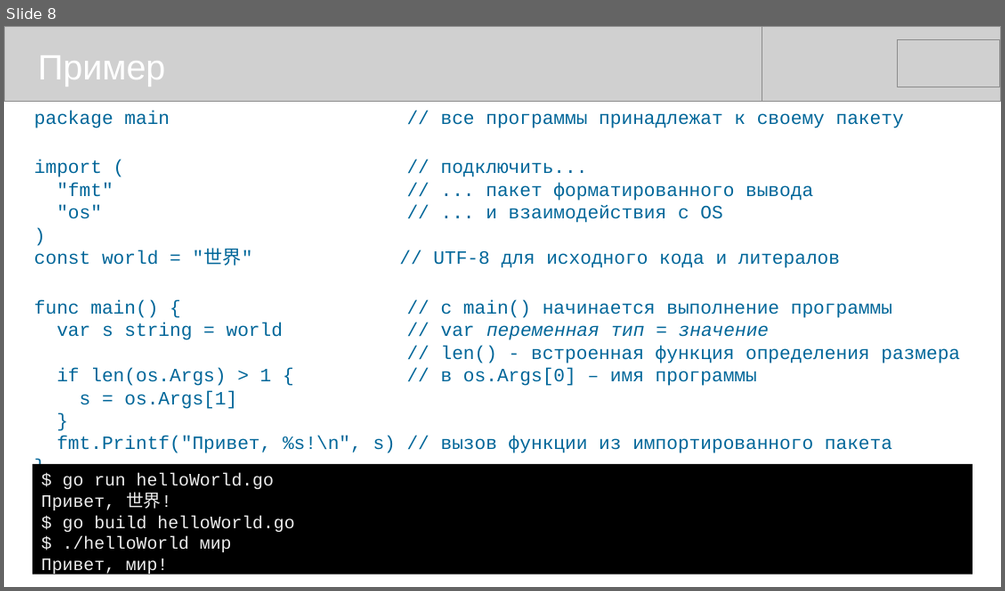
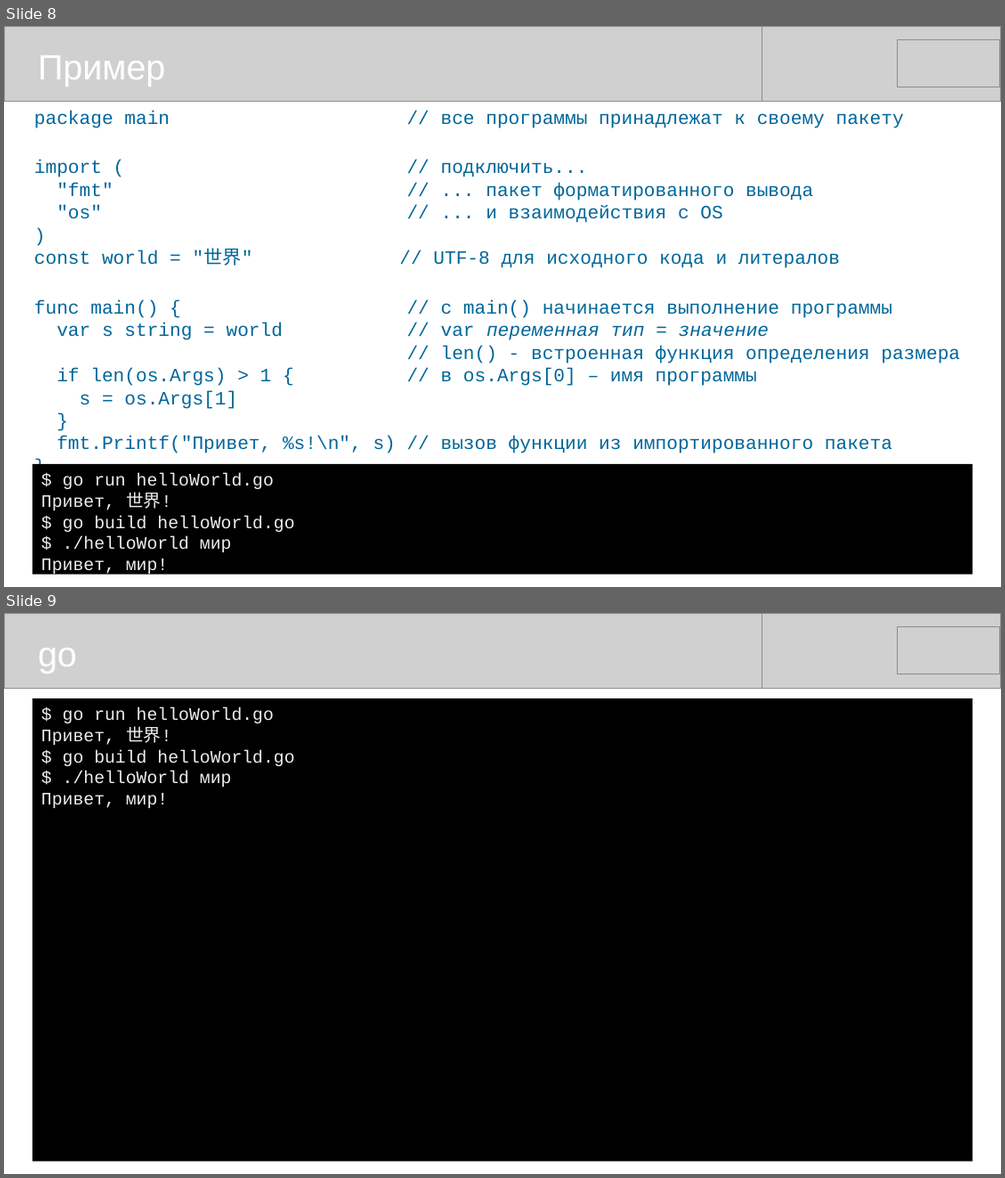
Before and after one commit to mike-shock/Go_language, a slide deck: Go_Intro.odp. Shown one above the other, each under a label of ours: slide 8 before the commit, slides 8 and 9 after it. The pictures are 1005x591 and 1005x1178 pixels, drawn with LibreOffice and Linux fonts; fonts in the diff are those of the drawing; grey boxes stand for pictures. Boxes give left, top, right and bottom in pixels: in the first picture for what was removed or moved away, otherwise in the second. Text is boxed around its words. In the diff, an @@ line names an element or a change of style, - is before the commit and + after.

```diff
--- a/Go_Intro.odp
+++ b/Go_Intro.odp
@@ slide 9 added at (4,613,1001,1174), background #FFFFFF @@
@@ picture added at (4,613,762,688) @@
@@ picture added at (243,613,1001,688) @@
@@ picture added at (898,627,1000,674) @@
@@ text added at (38,648,77,674), 28 pt, text #FFFFFF @@
+go
@@ rectangle added at (32,698,971,1161), fill #000000, 14 pt, text #EEEEEE @@
+$ go run helloWorld.go
+Привет, 世界!
+$ go build helloWorld.go
+$ ./helloWorld мир
+Привет, мир!
```
Also in this commit, not shown: 1 slide changed, 1 other slide added, 3 other files.
